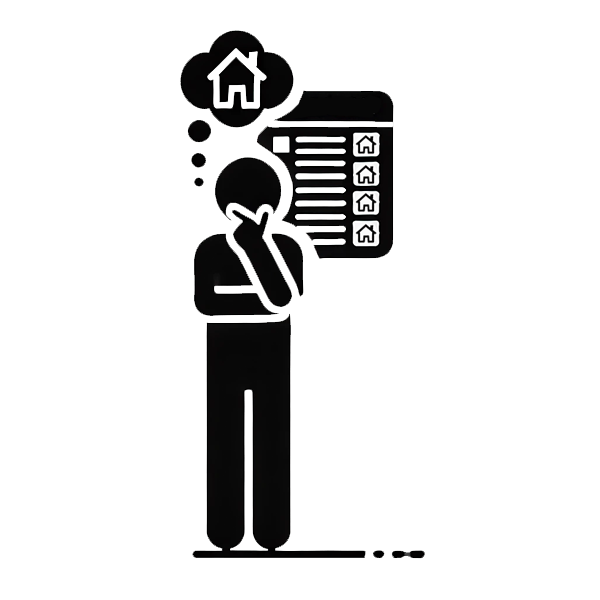
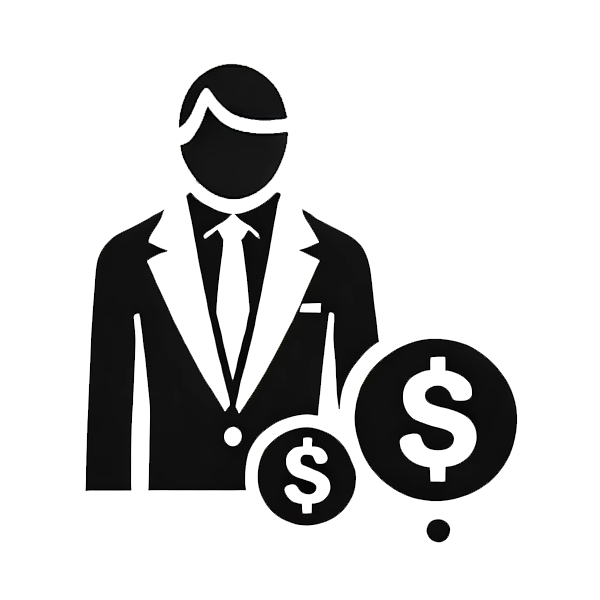
Layered file, before and after one edit (600px x 600px). Changes by layer:
added layer "Layer 7" above "Layer 6" over left=85, top=63, right=567, bottom=543
hid "Layer 5" over left=180, top=30, right=425, bottom=559
